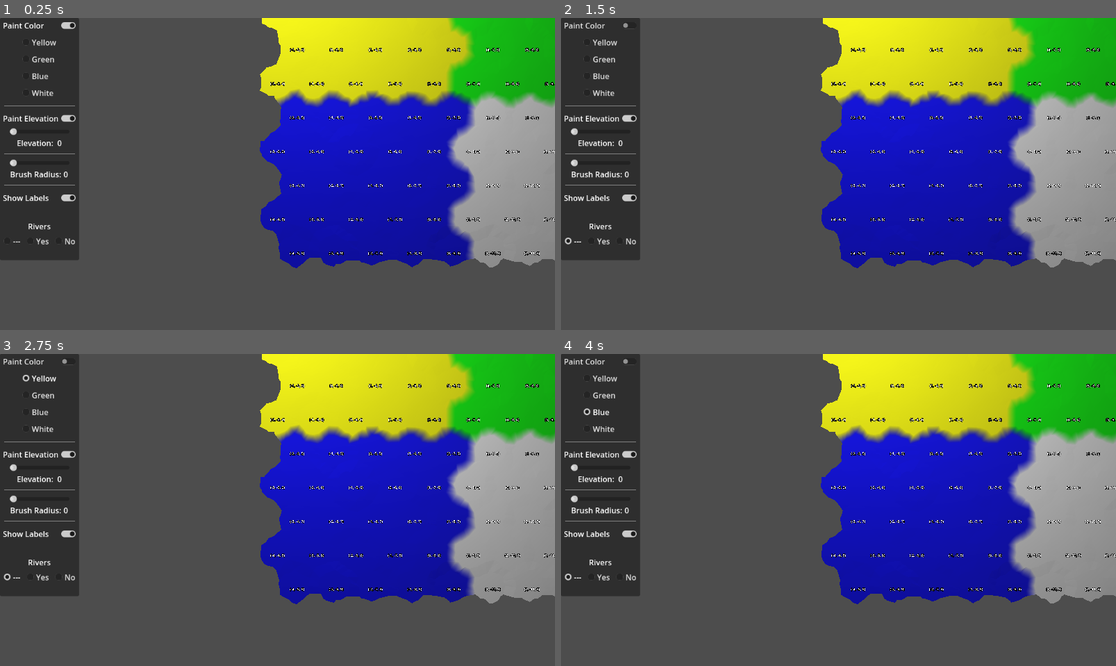
Above: before the commit, frames 1-4 (two rows, left to right).
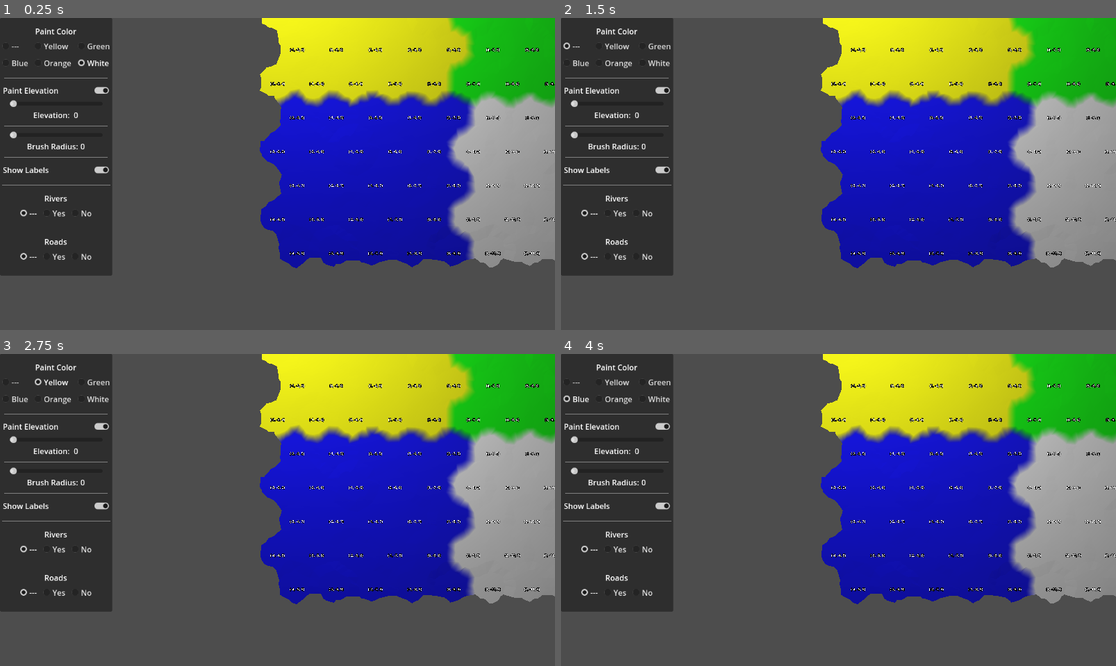
Above: after the commit, the same moments.

Repository: davepruitt/hex_map_godot
Game: Godot game, scene res://main.tscn
Same seed, same stepped clock (60 frames per second), same inputs: the game is played once before the commit and once after it.
Inputs (mouse positions are in pixels of both pictures, inside the frame that each line leads up to):
- Up to frame 1 (0.25 s): no input
- Up to frame 2 (1.5 s): click (599, 24) at 0.5 s, where only the run before the commit has a clickable "Paint Color"; click "---" at 1.25 s
- Up to frame 3 (2.75 s): click "Yellow" at 2 s
- Up to frame 4 (4 s): click "Green" at 2.75 s; click "Blue" at 3.5 s

The runs differ from the first frame. In frame 1, 7.2% of the frame differs, in the area x 0-21%, y 0-83%; in frame 2, 7.2%; in frame 3, 7.2%; in frame 4, 7.2%.

Commit message:
Updated the GUI to allow the user to select the road mode (yes/no/ignore). Also added a new color (orange) to the color palette, and re-arrange things a bit. Completed section 2 of tutorial 7.

Diff:
--- a/hex_project_godot/main.gd
+++ b/hex_project_godot/main.gd
@@ -7,7 +7,8 @@
 @export var color_1 := Color.YELLOW
 @export var color_2 := Color.GREEN
 @export var color_3 := Color.BLUE
-@export var color_4 := Color.WHITE
+@export var color_4 := Color.ORANGE
+@export var color_5 := Color.WHITE
 
 #endregion
 
@@ -24,21 +25,34 @@
 var active_show_labels: bool = true
 
 var river_mode: Enums.OptionalToggle = Enums.OptionalToggle.Ignore
+var road_mode: Enums.OptionalToggle = Enums.OptionalToggle.Ignore
 
 #endregion
 
 #region OnReady public data members
 
-#@onready var scene_camera := $Camera3D
 @onready var hex_grid := $HexGrid
 @onready var scene_camera := $HexMapCamera/Swivel/Stick/MainCamera
 
 @onready var elevation_label := $CanvasLayer/PanelContainer/VBoxContainer/HBoxContainer/ElevationValueLabel
-@onready var check_button_enable_color := $CanvasLayer/PanelContainer/VBoxContainer/CheckButton_EnableColor
 @onready var check_button_enable_elevation := $CanvasLayer/PanelContainer/VBoxContainer/CheckButton_EnableElevation
 @onready var brush_size_value_label := $CanvasLayer/PanelContainer/VBoxContainer/HBoxContainer2/BrushSizeValueLabel
 @onready var check_button_show_labels := $CanvasLayer/PanelContainer/VBoxContainer/CheckButton_ShowLabels
 
+@onready var check_button_color_none := $CanvasLayer/PanelContainer/VBoxContainer/GridContainer/CheckBox_NoColor
+@onready var check_button_color_yellow := $CanvasLayer/PanelContainer/VBoxContainer/GridContainer/CheckBox_ColorYellow
+@onready var check_button_color_green := $CanvasLayer/PanelContainer/VBoxContainer/GridContainer/CheckBox_ColorGreen
+@onready var check_button_color_blue := $CanvasLayer/PanelContainer/VBoxContainer/GridContainer/CheckBox_ColorBlue
+@onready var check_button_color_orange := $CanvasLayer/PanelContainer/VBoxContainer/GridContainer/CheckBox_ColorOrange
+@onready var check_button_color_white := $CanvasLayer/PanelContainer/VBoxContainer/GridContainer/CheckBox_ColorWhite
+
+@onready var check_button_rivers_ignore := $CanvasLayer/PanelContainer/VBoxContainer/HBoxContainer3/CheckBox_RiversIgnore
+@onready var check_button_rivers_yes := $CanvasLayer/PanelContainer/VBoxContainer/HBoxContainer3/CheckBox_RiversYes
+@onready var check_button_rivers_no := $CanvasLayer/PanelContainer/VBoxContainer/HBoxContainer3/CheckBox_RiversNo
+
+@onready var check_button_roads_ignore := $CanvasLayer/PanelContainer/VBoxContainer/HBoxContainer4/CheckBox_RoadsIgnore
+@onready var check_button_roads_yes := $CanvasLayer/PanelContainer/VBoxContainer/HBoxContainer4/CheckBox_RoadsYes
+@onready var check_button_roads_no := $CanvasLayer/PanelContainer/VBoxContainer/HBoxContainer4/CheckBox_RoadsNo
 
 #endregion
 
@@ -106,20 +120,33 @@
 
 #region GUI event handlers
 
+func _on_check_box_no_color_pressed() -> void:
+	paint_terrain_color_enabled = false
+
+
 func _on_check_box_color_yellow_pressed() -> void:
+	paint_terrain_color_enabled = true
 	active_color = color_1
 
 
 func _on_check_box_color_green_pressed() -> void:
+	paint_terrain_color_enabled = true
 	active_color = color_2
 
 
 func _on_check_box_color_blue_pressed() -> void:
+	paint_terrain_color_enabled = true
 	active_color = color_3
 
 
+func _on_check_box_color_orange_pressed() -> void:
+	paint_terrain_color_enabled = true
+	active_color = color_4
+
+
 func _on_check_box_color_white_pressed() -> void:
-	active_color = color_4
+	paint_terrain_color_enabled = true
+	active_color = color_5
 
 
 func _on_elevation_slider_value_changed(value: float) -> void:
@@ -131,10 +158,6 @@
 	paint_terrain_elevation_enabled = toggled_on
 
 
-func _on_check_button_enable_color_toggled(toggled_on: bool) -> void:
-	paint_terrain_color_enabled = toggled_on
-
-
 func _on_brush_size_slider_value_changed(value: float) -> void:
 	active_brush_size = int(value)
 	brush_size_value_label.text = str(active_brush_size)
@@ -156,6 +179,19 @@
 func _on_check_box_rivers_no_pressed() -> void:
 	_set_river_mode(Enums.OptionalToggle.No)
 
+
+func _on_check_box_roads_ignore_pressed() -> void:
+	_set_road_mode(Enums.OptionalToggle.Ignore)
+
+
+func _on_check_box_roads_yes_pressed() -> void:
+	_set_road_mode(Enums.OptionalToggle.Yes)
+
+
+func _on_check_box_roads_no_pressed() -> void:
+	_set_road_mode(Enums.OptionalToggle.No)
+
+
 #endregion
 
 #region Private methods
@@ -163,7 +199,34 @@
 func _initialize_ui () -> void:
 	check_button_show_labels.set_pressed_no_signal(active_show_labels)
 	check_button_enable_elevation.set_pressed_no_signal(paint_terrain_elevation_enabled)
-	check_button_enable_color.set_pressed_no_signal(paint_terrain_color_enabled)
+
+	if (paint_terrain_color_enabled):
+		if (active_color == Color.YELLOW):
+			check_button_color_yellow.set_pressed_no_signal(true)
+		elif (active_color == Color.GREEN):
+			check_button_color_green.set_pressed_no_signal(true)
+		elif (active_color == Color.BLUE):
+			check_button_color_blue.set_pressed_no_signal(true)
+		elif (active_color == Color.ORANGE):
+			check_button_color_orange.set_pressed_no_signal(true)
+		elif (active_color == Color.WHITE):
+			check_button_color_white.set_pressed_no_signal(true)
+	else:
+		check_button_color_none.set_pressed_no_signal(true)
+
+	if (river_mode == Enums.OptionalToggle.Ignore):
+		check_button_rivers_ignore.set_pressed_no_signal(true)
+	elif (river_mode == Enums.OptionalToggle.Yes):
+		check_button_rivers_yes.set_pressed_no_signal(true)
+	elif (river_mode == Enums.OptionalToggle.No):
+		check_button_rivers_no.set_pressed_no_signal(true)
+
+	if (road_mode == Enums.OptionalToggle.Ignore):
+		check_button_roads_ignore.set_pressed_no_signal(true)
+	elif (road_mode == Enums.OptionalToggle.Yes):
+		check_button_roads_yes.set_pressed_no_signal(true)
+	elif (road_mode == Enums.OptionalToggle.No):
+		check_button_roads_no.set_pressed_no_signal(true)
 
 func show_ui (visible: bool) -> void:
 	hex_grid.show_ui(visible)
@@ -219,19 +282,32 @@
 		if (paint_terrain_elevation_enabled):
 			cell.elevation = active_elevation
 
-		#Edit rivers based on the current river editing selection
+		#Remove rivers if the river mode is "no"
 		if (river_mode == Enums.OptionalToggle.No):
-			#Remove rivers if the river mode is "no"
 			cell.remove_river()
-		elif (_is_drag and river_mode == Enums.OptionalToggle.Yes):
-			#Place rivers if the river mode is set to "yes"
+
+		#Remove roads if the road toggle is "no"
+		if (road_mode == Enums.OptionalToggle.No):
+			cell.remove_roads()
+
+		#Check to see if a drag event was completed
+		if (_is_drag):
 			var opposite_direction = HexDirectionsClass.opposite(_drag_direction)
 			var other_cell: HexCell = cell.get_neighbor(opposite_direction)
 			if (other_cell):
-				other_cell.set_outgoing_river(_drag_direction)
+				#Place rivers if the river mode is set to "yes"
+				if (river_mode == Enums.OptionalToggle.Yes):
+					other_cell.set_outgoing_river(_drag_direction)
+
+				#Place roads if the road mode is set to "yes"
+				if (road_mode == Enums.OptionalToggle.Yes):
+					other_cell.add_road(_drag_direction)
 
 func _set_river_mode (mode: Enums.OptionalToggle) -> void:
 	river_mode = mode
+
+func _set_road_mode (mode: Enums.OptionalToggle) -> void:
+	road_mode = mode
 
 func _validate_drag () -> void:
 	#Set the initial drag direction
--- a/hex_project_godot/main.tscn
+++ b/hex_project_godot/main.tscn
@@ -9,6 +9,9 @@
 
 [sub_resource type="ButtonGroup" id="ButtonGroup_3jin2"]
 resource_name = "RiversButtonGroup"
+
+[sub_resource type="ButtonGroup" id="ButtonGroup_gu8w8"]
+resource_name = "RoadsButtonGroup"
 
 [node name="Main" type="Node3D"]
 script = ExtResource("1_ipy05")
@@ -26,9 +29,6 @@
 
 [node name="MainCamera" type="Camera3D" parent="HexMapCamera/Swivel/Stick"]
 
-[node name="Camera3D" type="Camera3D" parent="."]
-transform = Transform3D(1, 0, 0, 0, 0.362275, 0.932071, 0, -0.932071, 0.362275, 0, 0.9, 0)
-
 [node name="OmniLight3D" type="OmniLight3D" parent="."]
 transform = Transform3D(1, 0, 0, 0, 1, 0, 0, 0, 1, 0, 10, 0)
 light_energy = 10.0
@@ -45,38 +45,62 @@
 [node name="VBoxContainer" type="VBoxContainer" parent="CanvasLayer/PanelContainer"]
 layout_mode = 2
 
-[node name="CheckButton_EnableColor" type="CheckButton" parent="CanvasLayer/PanelContainer/VBoxContainer"]
-layout_mode = 2
-focus_mode = 0
+[node name="MarginContainer9" type="MarginContainer" parent="CanvasLayer/PanelContainer/VBoxContainer"]
+layout_mode = 2
+theme_override_constants/margin_left = 5
+theme_override_constants/margin_top = 2
+theme_override_constants/margin_right = 5
+theme_override_constants/margin_bottom = 10
+
+[node name="Label" type="Label" parent="CanvasLayer/PanelContainer/VBoxContainer"]
+layout_mode = 2
+size_flags_horizontal = 4
 text = "Paint Color"
 
+[node name="GridContainer" type="GridContainer" parent="CanvasLayer/PanelContainer/VBoxContainer"]
+layout_mode = 2
+size_flags_horizontal = 4
+columns = 3
+
+[node name="CheckBox_NoColor" type="CheckBox" parent="CanvasLayer/PanelContainer/VBoxContainer/GridContainer"]
+layout_mode = 2
+focus_mode = 0
+button_group = SubResource("ButtonGroup_jp0eq")
+text = "---"
+
+[node name="CheckBox_ColorYellow" type="CheckBox" parent="CanvasLayer/PanelContainer/VBoxContainer/GridContainer"]
+layout_mode = 2
+focus_mode = 0
+button_group = SubResource("ButtonGroup_jp0eq")
+text = "Yellow"
+
+[node name="CheckBox_ColorGreen" type="CheckBox" parent="CanvasLayer/PanelContainer/VBoxContainer/GridContainer"]
+layout_mode = 2
+focus_mode = 0
+button_group = SubResource("ButtonGroup_jp0eq")
+text = "Green"
+
+[node name="CheckBox_ColorBlue" type="CheckBox" parent="CanvasLayer/PanelContainer/VBoxContainer/GridContainer"]
+layout_mode = 2
+focus_mode = 0
+button_group = SubResource("ButtonGroup_jp0eq")
+text = "Blue"
+
+[node name="CheckBox_ColorOrange" type="CheckBox" parent="CanvasLayer/PanelContainer/VBoxContainer/GridContainer"]
+layout_mode = 2
+focus_mode = 0
+button_group = SubResource("ButtonGroup_jp0eq")
+text = "Orange"
+
+[node name="CheckBox_ColorWhite" type="CheckBox" parent="CanvasLayer/PanelContainer/VBoxContainer/GridContainer"]
+layout_mode = 2
+focus_mode = 0
+button_group = SubResource("ButtonGroup_jp0eq")
+text = "White"
+
 [node name="VBoxContainer" type="VBoxContainer" parent="CanvasLayer/PanelContainer/VBoxContainer"]
 layout_mode = 2
 size_flags_horizontal = 4
-
-[node name="CheckBox_ColorYellow" type="CheckBox" parent="CanvasLayer/PanelContainer/VBoxContainer/VBoxContainer"]
-layout_mode = 2
-focus_mode = 0
-button_group = SubResource("ButtonGroup_jp0eq")
-text = "Yellow"
-
-[node name="CheckBox_ColorGreen" type="CheckBox" parent="CanvasLayer/PanelContainer/VBoxContainer/VBoxContainer"]
-layout_mode = 2
-focus_mode = 0
-button_group = SubResource("ButtonGroup_jp0eq")
-text = "Green"
-
-[node name="CheckBox_ColorBlue" type="CheckBox" parent="CanvasLayer/PanelContainer/VBoxContainer/VBoxContainer"]
-layout_mode = 2
-focus_mode = 0
-button_group = SubResource("ButtonGroup_jp0eq")
-text = "Blue"
-
-[node name="CheckBox_ColorWhite" type="CheckBox" parent="CanvasLayer/PanelContainer/VBoxContainer/VBoxContainer"]
-layout_mode = 2
-focus_mode = 0
-button_group = SubResource("ButtonGroup_jp0eq")
-text = "White"
 
 [node name="MarginContainer3" type="MarginContainer" parent="CanvasLayer/PanelContainer/VBoxContainer"]
 layout_mode = 2
@@ -207,11 +231,49 @@
 theme_override_constants/margin_right = 5
 theme_override_constants/margin_bottom = 10
 
-[connection signal="toggled" from="CanvasLayer/PanelContainer/VBoxContainer/CheckButton_EnableColor" to="." method="_on_check_button_enable_color_toggled"]
-[connection signal="pressed" from="CanvasLayer/PanelContainer/VBoxContainer/VBoxContainer/CheckBox_ColorYellow" to="." method="_on_check_box_color_yellow_pressed"]
-[connection signal="pressed" from="CanvasLayer/PanelContainer/VBoxContainer/VBoxContainer/CheckBox_ColorGreen" to="." method="_on_check_box_color_green_pressed"]
-[connection signal="pressed" from="CanvasLayer/PanelContainer/VBoxContainer/VBoxContainer/CheckBox_ColorBlue" to="." method="_on_check_box_color_blue_pressed"]
-[connection signal="pressed" from="CanvasLayer/PanelContainer/VBoxContainer/VBoxContainer/CheckBox_ColorWhite" to="." method="_on_check_box_color_white_pressed"]
+[node name="HSeparator" type="HSeparator" parent="CanvasLayer/PanelContainer/VBoxContainer/MarginContainer7"]
+layout_mode = 2
+
+[node name="RoadsSectionLabel" type="Label" parent="CanvasLayer/PanelContainer/VBoxContainer"]
+layout_mode = 2
+size_flags_horizontal = 4
+text = "Roads"
+
+[node name="HBoxContainer4" type="HBoxContainer" parent="CanvasLayer/PanelContainer/VBoxContainer"]
+layout_mode = 2
+size_flags_horizontal = 4
+
+[node name="CheckBox_RoadsIgnore" type="CheckBox" parent="CanvasLayer/PanelContainer/VBoxContainer/HBoxContainer4"]
+layout_mode = 2
+focus_mode = 0
+button_group = SubResource("ButtonGroup_gu8w8")
+text = "---"
+
+[node name="CheckBox_RoadsYes" type="CheckBox" parent="CanvasLayer/PanelContainer/VBoxContainer/HBoxContainer4"]
+layout_mode = 2
+focus_mode = 0
+button_group = SubResource("ButtonGroup_gu8w8")
+text = "Yes"
+
+[node name="CheckBox_RoadsNo" type="CheckBox" parent="CanvasLayer/PanelContainer/VBoxContainer/HBoxContainer4"]
+layout_mode = 2
+focus_mode = 0
+button_group = SubResource("ButtonGroup_gu8w8")
+text = "No"
+
+[node name="MarginContainer8" type="MarginContainer" parent="CanvasLayer/PanelContainer/VBoxContainer"]
+layout_mode = 2
+theme_override_constants/margin_left = 5
+theme_override_constants/margin_top = 10
+theme_override_constants/margin_right = 5
+theme_override_constants/margin_bottom = 10
+
+[connection signal="pressed" from="CanvasLayer/PanelContainer/VBoxContainer/GridContainer/CheckBox_NoColor" to="." method="_on_check_box_no_color_pressed"]
+[connection signal="pressed" from="CanvasLayer/PanelContainer/VBoxContainer/GridContainer/CheckBox_ColorYellow" to="." method="_on_check_box_color_yellow_pressed"]
+[connection signal="pressed" from="CanvasLayer/PanelContainer/VBoxContainer/GridContainer/CheckBox_ColorGreen" to="." method="_on_check_box_color_green_pressed"]
+[connection signal="pressed" from="CanvasLayer/PanelContainer/VBoxContainer/GridContainer/CheckBox_ColorBlue" to="." method="_on_check_box_color_blue_pressed"]
+[connection signal="pressed" from="CanvasLayer/PanelContainer/VBoxContainer/GridContainer/CheckBox_ColorOrange" to="." method="_on_check_box_color_orange_pressed"]
+[connection signal="pressed" from="CanvasLayer/PanelContainer/VBoxContainer/GridContainer/CheckBox_ColorWhite" to="." method="_on_check_box_color_white_pressed"]
 [connection signal="toggled" from="CanvasLayer/PanelContainer/VBoxContainer/CheckButton_EnableElevation" to="." method="_on_check_button_enable_elevation_toggled"]
 [connection signal="value_changed" from="CanvasLayer/PanelContainer/VBoxContainer/MarginContainer/ElevationSlider" to="." method="_on_elevation_slider_value_changed"]
 [connection signal="value_changed" from="CanvasLayer/PanelContainer/VBoxContainer/MarginContainer2/BrushSizeSlider" to="." method="_on_brush_size_slider_value_changed"]
@@ -219,3 +281,6 @@
 [connection signal="pressed" from="CanvasLayer/PanelContainer/VBoxContainer/HBoxContainer3/CheckBox_RiversIgnore" to="." method="_on_check_box_rivers_ignore_pressed"]
 [connection signal="pressed" from="CanvasLayer/PanelContainer/VBoxContainer/HBoxContainer3/CheckBox_RiversYes" to="." method="_on_check_box_rivers_yes_pressed"]
 [connection signal="pressed" from="CanvasLayer/PanelContainer/VBoxContainer/HBoxContainer3/CheckBox_RiversNo" to="." method="_on_check_box_rivers_no_pressed"]
+[connection signal="pressed" from="CanvasLayer/PanelContainer/VBoxContainer/HBoxContainer4/CheckBox_RoadsIgnore" to="." method="_on_check_box_roads_ignore_pressed"]
+[connection signal="pressed" from="CanvasLayer/PanelContainer/VBoxContainer/HBoxContainer4/CheckBox_RoadsYes" to="." method="_on_check_box_roads_yes_pressed"]
+[connection signal="pressed" from="CanvasLayer/PanelContainer/VBoxContainer/HBoxContainer4/CheckBox_RoadsNo" to="." method="_on_check_box_roads_no_pressed"]
Not shown: 1 places in hex_project_godot/main.tscn that only renumber resources
